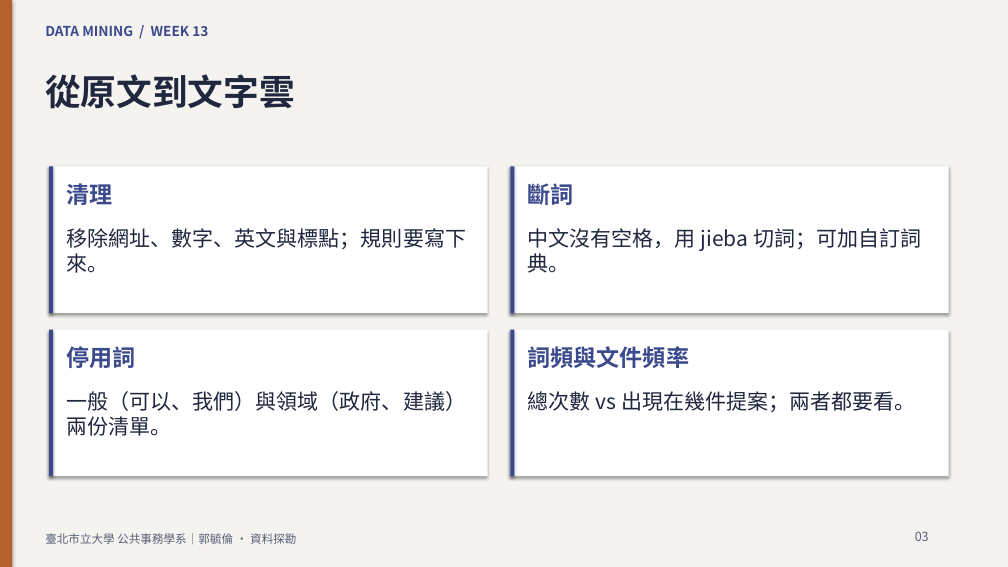
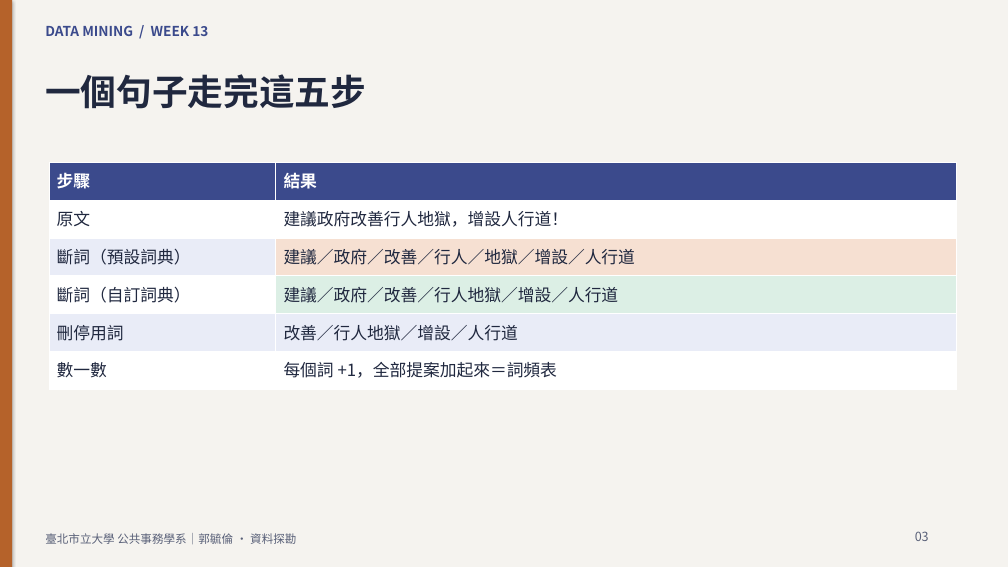
Before and after one commit to knut921/datamining-course, a slide deck: slide 3 of assets/slides/week13.pptx. Drawn at 1008x567 pixels with LibreOffice and Linux fonts; fonts in the diff are those of the drawing. Boxes give left, top, right and bottom in pixels: in the first picture for what was removed or moved away, otherwise in the second. Text is boxed around its words. In the diff, an @@ line names an element or a change of style, - is before the commit and + after.

```diff
--- a/assets/slides/week13.pptx
+++ b/assets/slides/week13.pptx
@@ text at bbox=[45, 74, 366, 109]: text changed @@
-從原文到文字雲
+一個句子走完這五步
@@ rectangle removed at bbox=[49, 166, 488, 313] @@
@@ rectangle removed at bbox=[49, 166, 54, 313] @@
@@ table added at bbox=[49, 163, 957, 389], 6 rows, 2 columns @@
+步驟 | 結果
+原文 | 建議政府改善行人地獄，增設人行道！
+斷詞（預設詞典） | 建議／政府／改善／行人／地獄／增設／人行道
+斷詞（自訂詞典） | 建議／政府／改善／行人地獄／增設／人行道
+刪停用詞 | 改善／行人地獄／增設／人行道
+數一數 | 每個詞 +1，全部提案加起來＝詞頻表
@@ rectangle removed at bbox=[510, 166, 949, 313] @@
@@ rectangle removed at bbox=[510, 166, 515, 313] @@
@@ text removed at bbox=[528, 179, 574, 208] @@
-斷詞
@@ text removed at bbox=[66, 183, 112, 205] @@
-清理
@@ text removed at bbox=[66, 228, 466, 273] @@
-移除網址、數字、英文與標點；規則要寫下來。
@@ text removed at bbox=[528, 228, 921, 273] @@
-中文沒有空格，用 jieba 切詞；可加自訂詞典。
@@ rectangle removed at bbox=[49, 330, 488, 476] @@
@@ rectangle removed at bbox=[49, 330, 54, 476] @@
@@ text removed at bbox=[66, 346, 135, 368] @@
-停用詞
@@ rectangle removed at bbox=[510, 330, 949, 476] @@
@@ rectangle removed at bbox=[510, 330, 515, 476] @@
@@ text removed at bbox=[528, 346, 689, 368] @@
-詞頻與文件頻率
@@ text removed at bbox=[66, 391, 466, 436] @@
-一般（可以、我們）與領域（政府、建議）兩份清單。
@@ text removed at bbox=[528, 391, 915, 412] @@
-總次數 vs 出現在幾件提案；兩者都要看。
```
Also in this commit, not shown: 12 other slides changed, 3 slides added, 2 slides removed, 17 other files.
